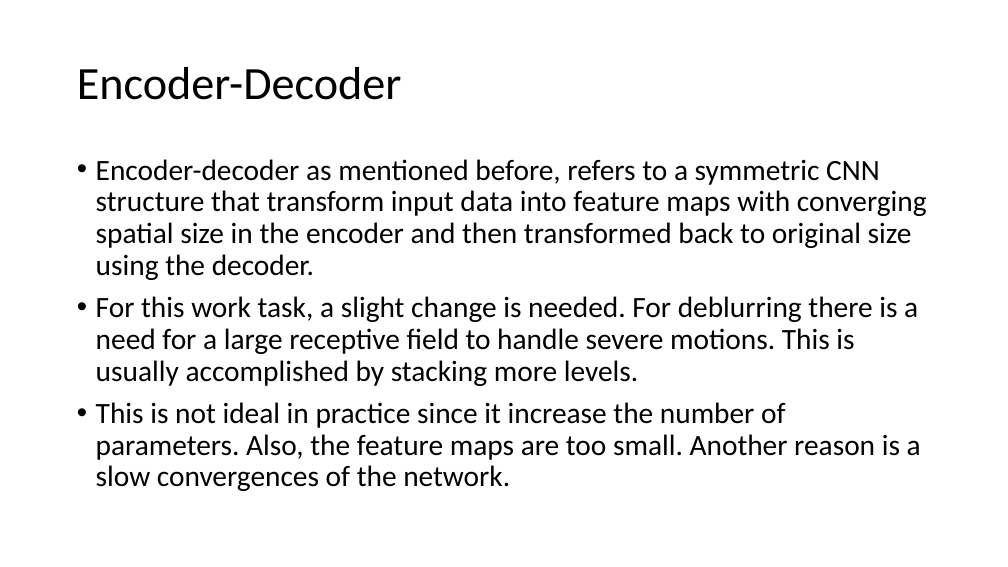
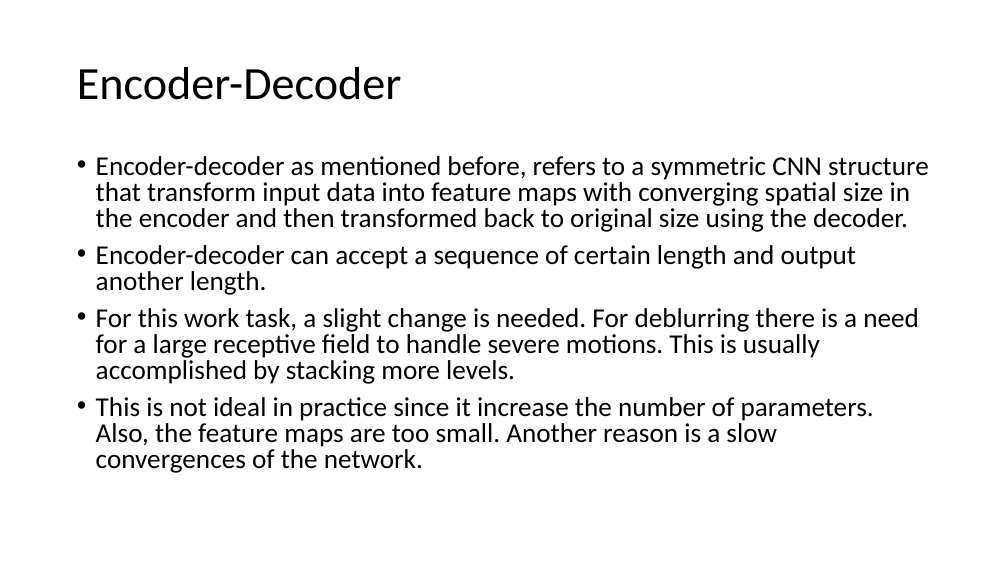
Before and after one commit to Tomlevron/Digital-image-processing, a slide deck: slide 16 of Slideshow/Scale-recurrent network for deblurring.pptx. Drawn at 1008x567 pixels with LibreOffice and Linux fonts; fonts in the diff are those of the drawing. Boxes give left, top, right and bottom in pixels: in the first picture for what was removed or moved away, otherwise in the second. Text is boxed around its words. In the diff, an @@ line names an element or a change of style, - is before the commit and + after.

```diff
--- a/Slideshow/Scale-recurrent network for deblurring.pptx
+++ b/Slideshow/Scale-recurrent network for deblurring.pptx
@@ text at (96, 156, 929, 473): size 28 to 25.9 pt in "Encoder-decoder as mentioned before, refers to a ...", "For this work task, a slight change ...", "This is not ideal in practice since ..."; line spacing 0.9 to 0.8 @@
@@ text at (96, 245, 856, 295): paragraph added @@
+• Encoder-decoder can accept a sequence of certain length and output another length.
```
Also in this commit, not shown: 3 other slides changed, 2 slides added.
